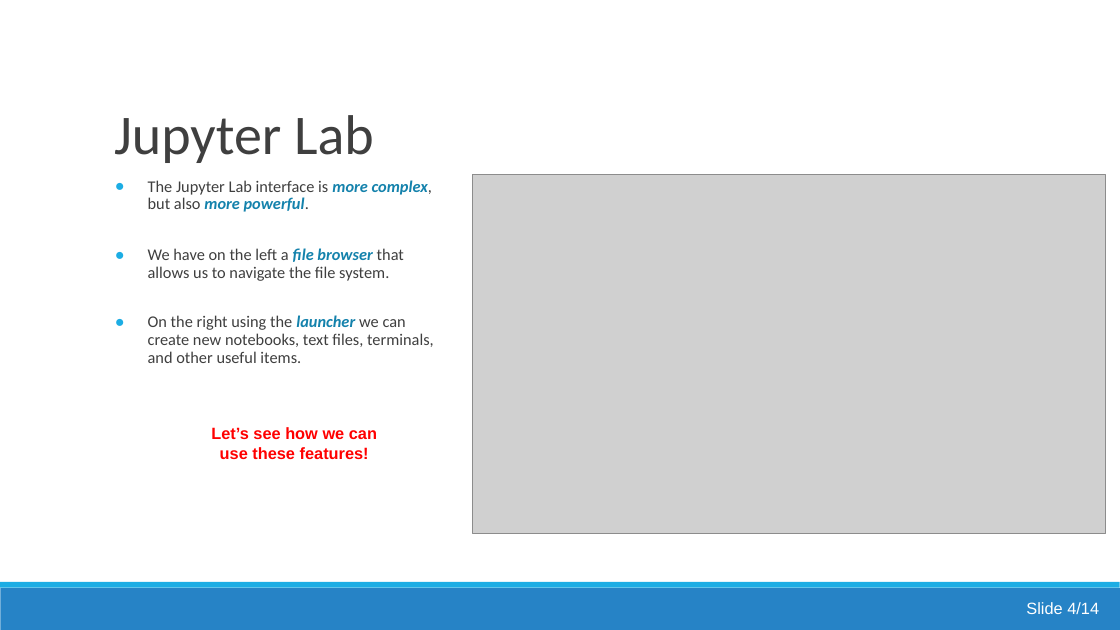
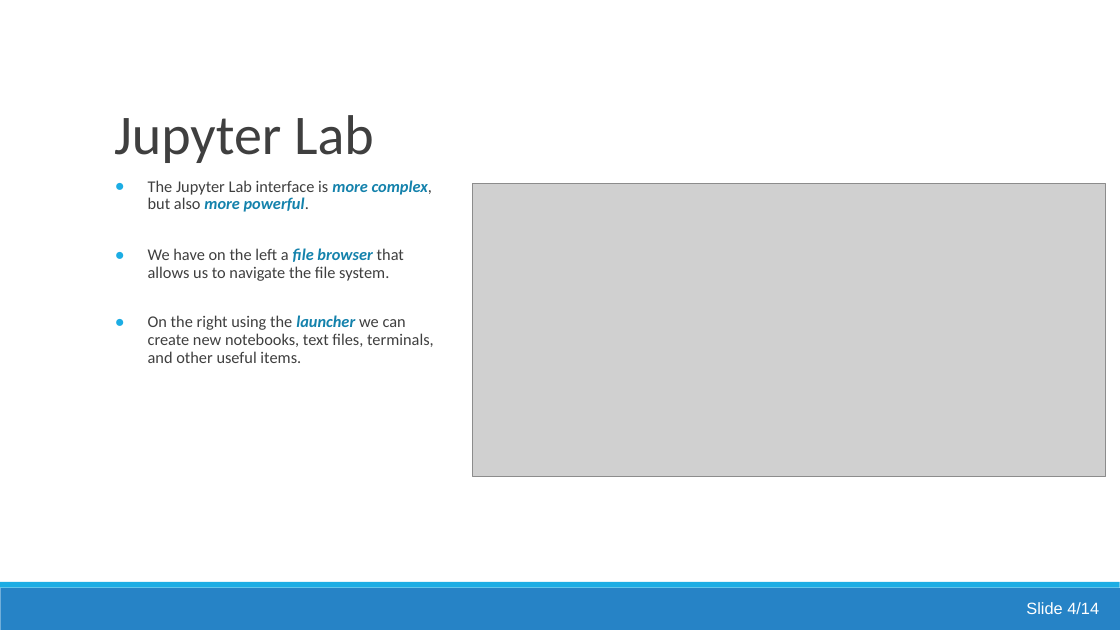
Before and after one commit to TomMaullin/SCIF10002-2025, a slide deck: slide 66 of 10/Lecture10_Beyond_the_Notebook.pptx (slide 47 before the commit). Drawn at 1120x630 pixels with LibreOffice and Linux fonts; fonts in the diff are those of the drawing; grey boxes stand for pictures. Boxes give left, top, right and bottom in pixels: in the first picture for what was removed or moved away, otherwise in the second. Text is boxed around its words. In the diff, an @@ line names an element or a change of style, - is before the commit and + after.

Commit message:
added download instructions for jupyterlab

```diff
--- a/10/Lecture10_Beyond_the_Notebook.pptx
+++ b/10/Lecture10_Beyond_the_Notebook.pptx
@@ picture: place and size @@
-picture at [473, 175, 1106, 534]
+picture at [473, 184, 1107, 477]
@@ text removed at [211, 427, 377, 459] @@
-Let’s see how we can use these features!
```
Also in this commit, not shown: 8 other slides changed, 20 slides added.
